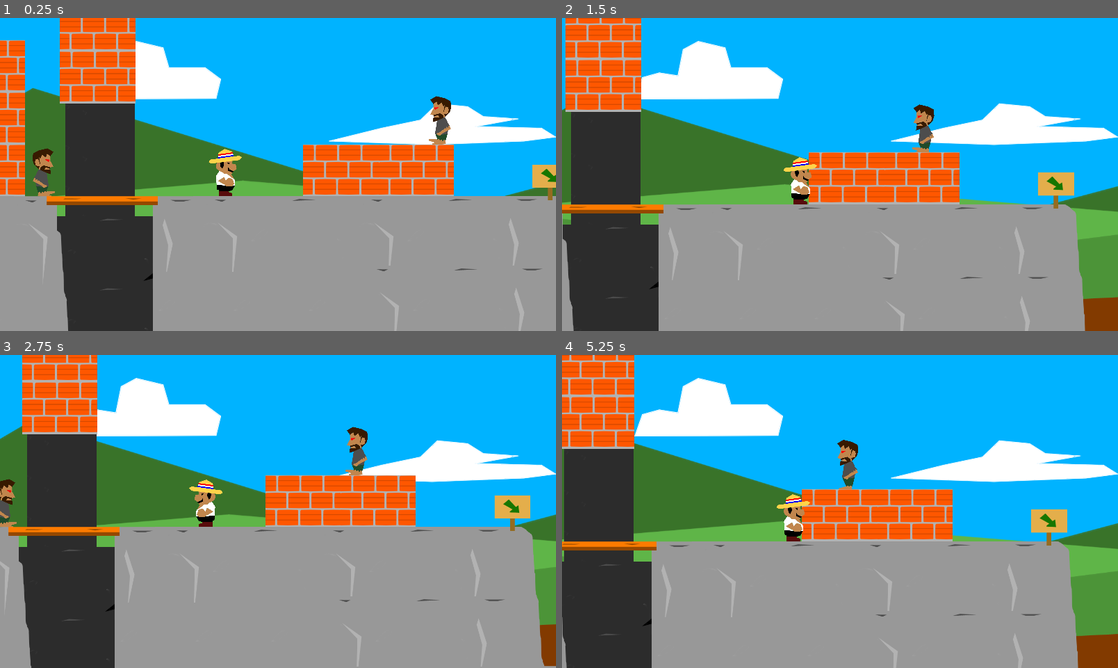
Above: before the commit, frames 1-4 (two rows, left to right).
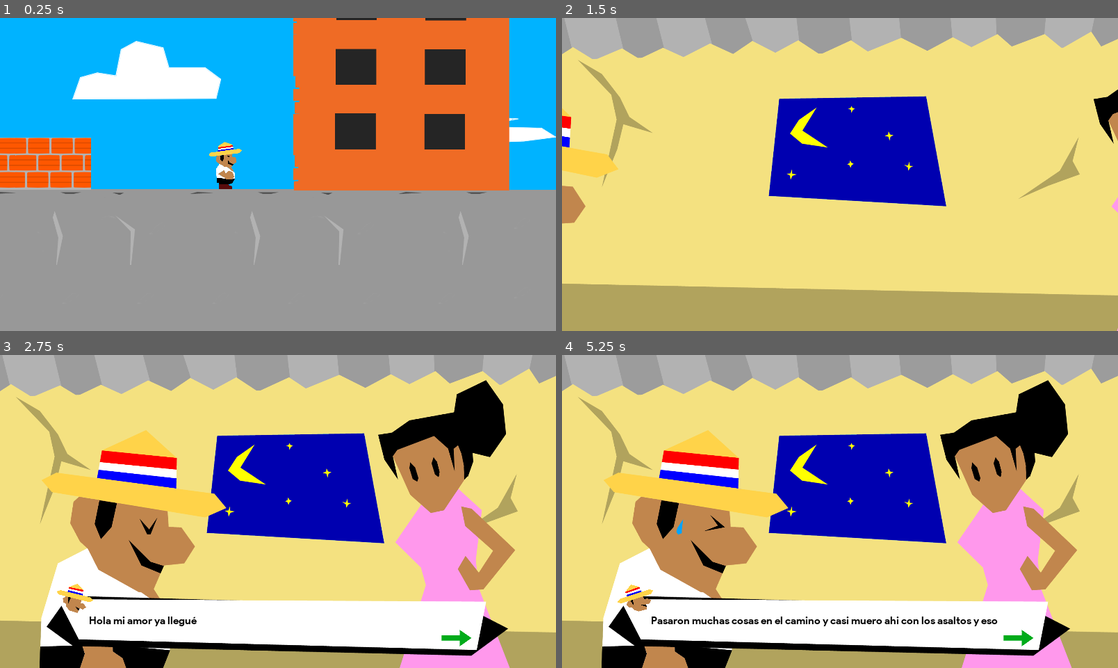
Above: after the commit, the same moments.

Repository: luispereira230797/donmariano
Game: Godot game, scene res://Scenes/Level1.tscn
Two runs of this game, one before a commit and one after it. Both use one fixed random seed, a clock stepped at 60 frames per second and the inputs below.
Inputs (mouse positions are in pixels of both pictures, inside the frame that each line leads up to):
- Up to frame 1 (0.25 s): no input
- Up to frame 2 (1.5 s): hold Right (ui_right) from 0.53 s (still down); tap Up (ui_up) at 0.77 s
- Up to frame 3 (2.75 s): tap Up (ui_up) at 1.52 s; release Right (ui_right) at 2.03 s; hold Left (ui_left) from 2.03 s (still down)
- Up to frame 4 (5.25 s): release Left (ui_left) at 2.75 s; click (1017, 636) at 2.77 s; click (1017, 636) at 3.52 s; hold Right (ui_right) from 4.28 s (still down); tap Up (ui_up) at 4.52 s

The runs differ from the first frame. In frame 1, 47% of the frame differs, in the area x 0-100%, y 0-100%; in frame 2, 100%; in frame 3, 100%; in frame 4, 100%.

Commit message:
Final scene with background music

Diff:
--- a/Scenes/FinalScene.tscn
+++ b/Scenes/FinalScene.tscn
@@ -14,6 +14,7 @@
 [ext_resource path="res://assets/sprites/wifeexpangry.png" type="Texture" id=12]
 [ext_resource path="res://assets/sprites/characterfinalexpneutral.png" type="Texture" id=13]
 [ext_resource path="res://assets/sprites/wifeexpcry.png" type="Texture" id=14]
+[ext_resource path="res://Sounds/FinalScene-Melancholic Walk (128 kbps).mp3" type="AudioStream" id=15]
 
 [sub_resource type="Animation" id=1]
 resource_name = "Intro"
@@ -196,5 +197,8 @@
 scale = Vector2( 0.733167, 0.733167 )
 texture = ExtResource( 14 )
 
+[node name="AudioStreamPlayer" type="AudioStreamPlayer" parent="."]
+stream = ExtResource( 15 )
+
 [connection signal="animation_finished" from="AnimationPlayer" to="." method="_on_AnimationPlayer_animation_finished"]
 [connection signal="next" from="DialogBox" to="." method="_on_DialogBox_next"]
--- a/Scenes/Level1.tscn
+++ b/Scenes/Level1.tscn
@@ -445,7 +445,7 @@
 [node name="CanvasLayer" type="CanvasLayer" parent="."]
 
 [node name="Player" parent="." instance=ExtResource( 1 )]
-position = Vector2( 4671, 794 )
+position = Vector2( 16170, -117 )
 
 [node name="ParallaxBackground4" type="ParallaxBackground" parent="."]
 layer = -98
--- a/Scripts/FinalScene.gd
+++ b/Scripts/FinalScene.gd
@@ -501,6 +501,7 @@
 # Called when the node enters the scene tree for the first time.
 func _ready():
 	$AnimationPlayer.play("Intro")
+	$AudioStreamPlayer.play()
 	$DialogBox.visible = false
 	var final = Global.getFinal()
 	if final == "final1":
Not shown, changed: .mono/metadata/ide_messaging_meta.txt
Not shown: 1 places in Scenes/FinalScene.tscn that only renumber resources
Not shown, added: Sounds/FinalScene-Melancholic Walk (128 kbps).mp3.import
Not shown, added: Sounds/FinalScene-Melancholic Walk (128 kbps).mp3
